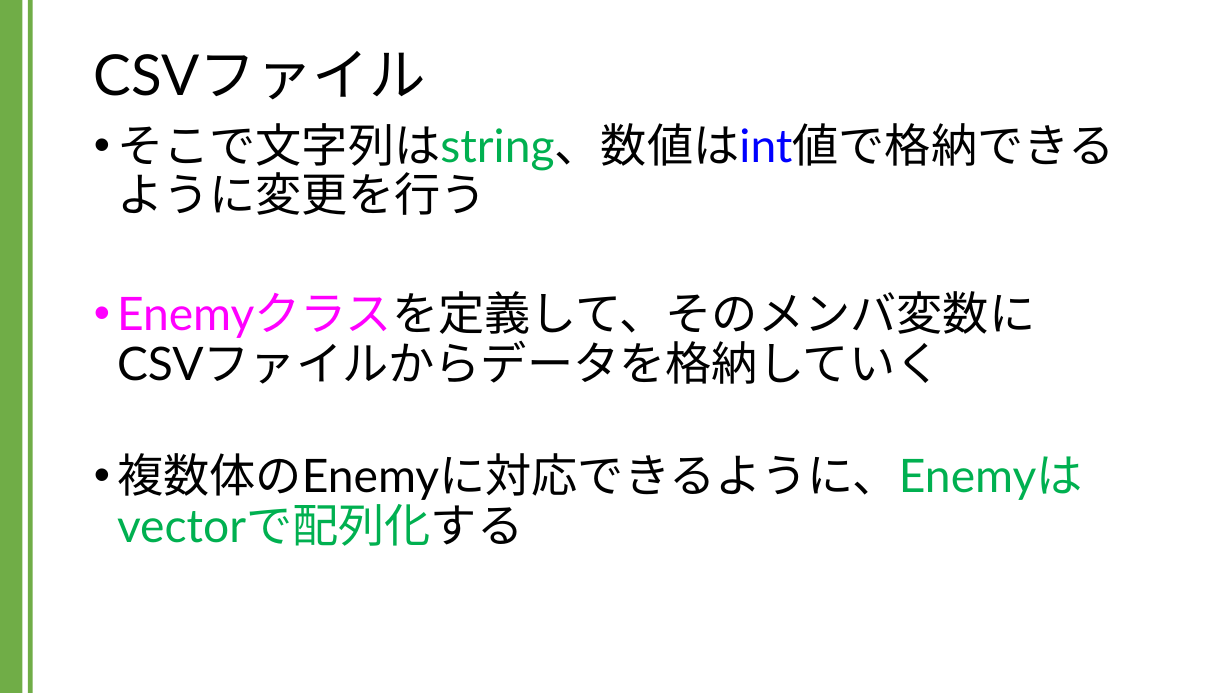
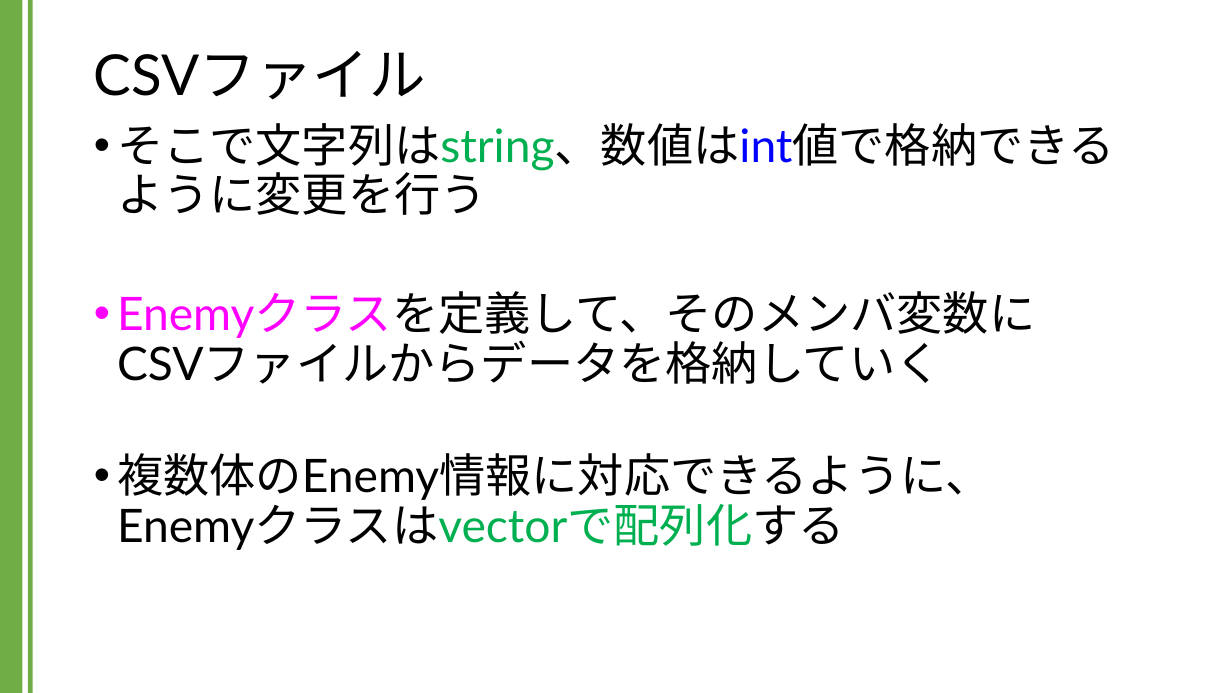
Before and after one commit to kic-murata/cpp2024, a slide deck: slide 30 of 授業資料/講義資料：CSVファイル.pptx. Drawn at 1232x693 pixels with LibreOffice and Linux fonts; fonts in the diff are those of the drawing. Boxes give left, top, right and bottom in pixels: in the first picture for what was removed or moved away, otherwise in the second. Text is boxed around its words. In the diff, an @@ line names an element or a change of style, - is before the commit and + after.

```diff
--- a/授業資料/講義資料：CSVファイル.pptx
+++ b/授業資料/講義資料：CSVファイル.pptx
@@ text at box(117, 453, 991, 550): text changed @@
-• 複数体のEnemyに対応できるように、Enemyは
-  vectorで配列化する
+• 複数体のEnemy情報に対応できるように、
+  Enemyクラスはvectorで配列化する
```
Also in this commit, not shown: 7 other slides changed.
